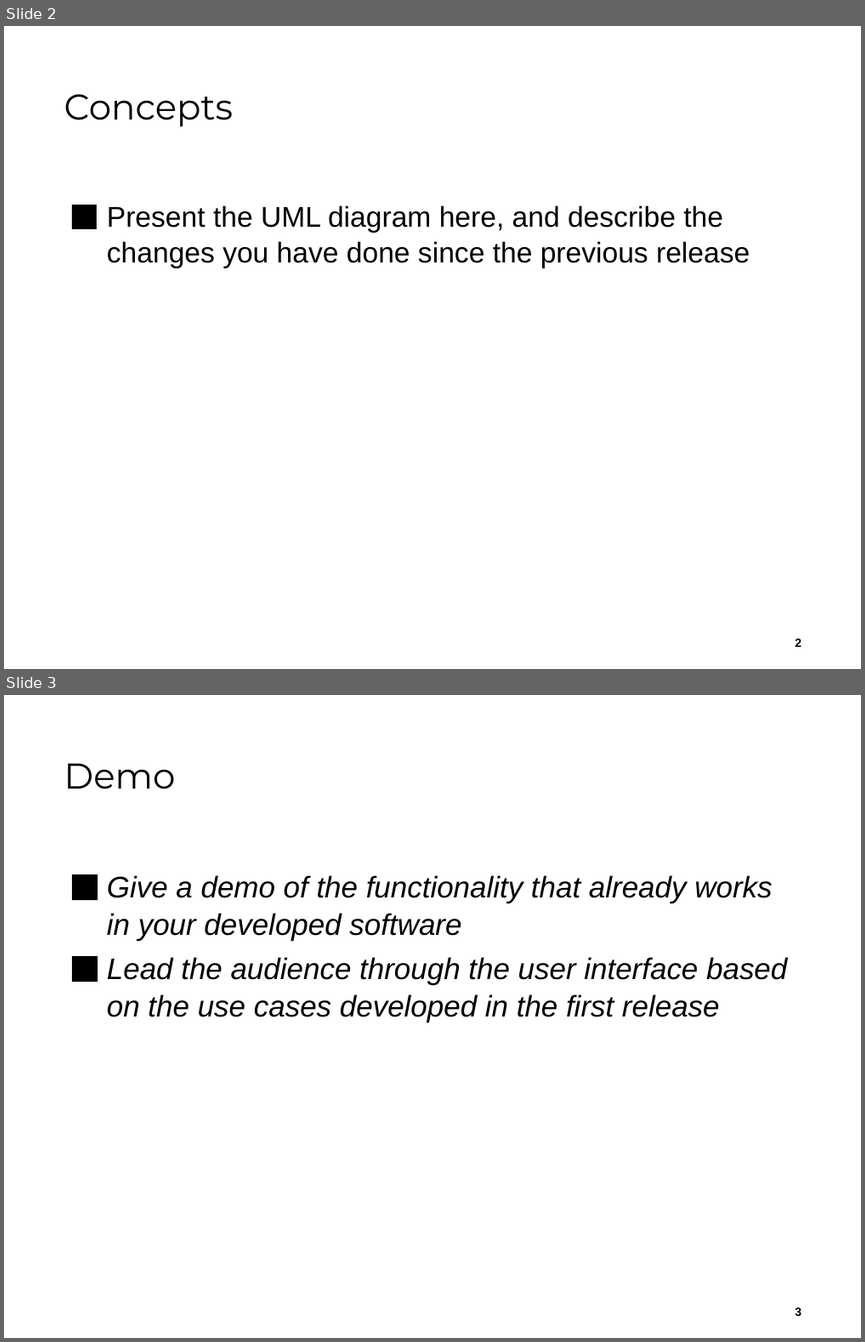
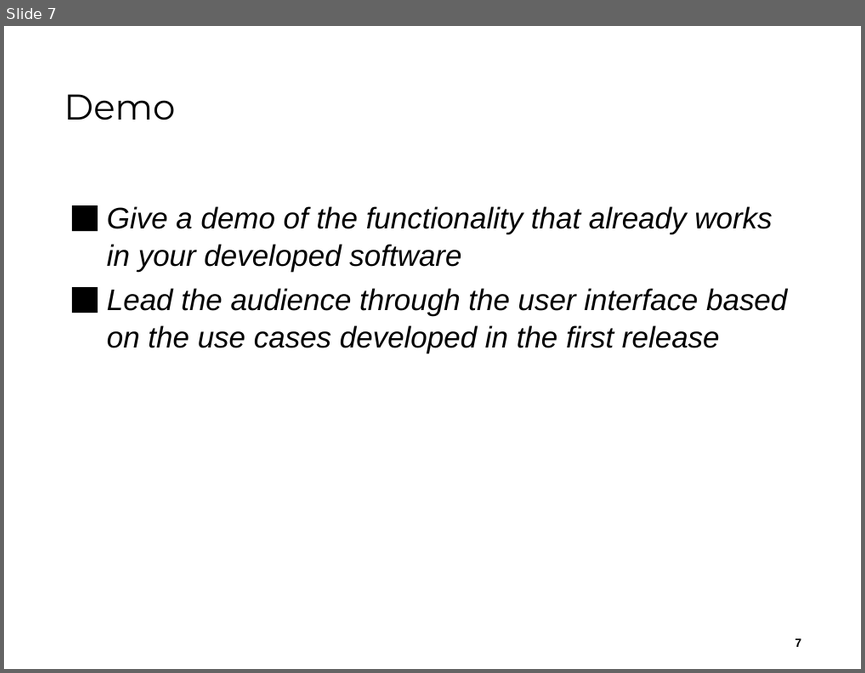
Before and after one commit to jku-win-se/teaching.ws22.prse.smartroom.Team2, a slide deck: documentation/presentations/PRSE_SS22-Team2_Sprint_2_Presentation.pptx. Shown one above the other, each under a label of ours: slides 2 and 3 before the commit, slide 7 after it. The pictures are 865x1342 and 865x673 pixels, drawn with LibreOffice and Linux fonts; fonts in the diff are those of the drawing; background and template pictures are left out. Boxes give left, top, right and bottom in pixels: in the first picture for what was removed or moved away, otherwise in the second. Text is boxed around its words. In the diff, an @@ line names an element or a change of style, - is before the commit and + after.

```diff
--- a/documentation/presentations/PRSE_SS22-Team2_Sprint_2_Presentation.pptx
+++ b/documentation/presentations/PRSE_SS22-Team2_Sprint_2_Presentation.pptx
@@ slide 2 removed at <box>4,26,861,669</box>, background #FFFFFF @@
@@ title removed at <box>64,94,234,126</box> @@
-Concepts
@@ text removed at <box>107,205,749,268</box> @@
-⬛ Present the UML diagram here, and describe the changes you have done since the previous release
@@ page number removed at <box>794,638,801,646</box> @@
-2
@@ what was slide 3 is now slide 7 @@
@@ page number at <box>794,638,801,646</box>: text changed @@
-3
+7
```
Also in this commit, not shown: 1 slide changed, 5 slides added.
